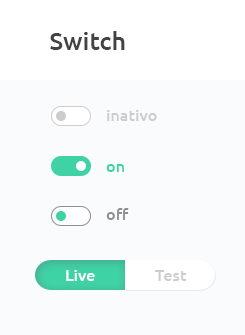
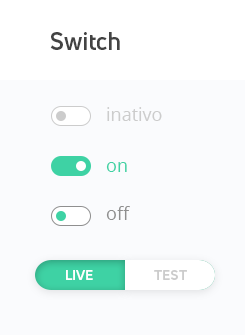
The second w=245, h=335 image is a revision of the first. Changes to its layers:
painted on "Switch" over (x1=50, y1=31, x2=125, y2=50)
removed group "v1" (18 layers) over (x1=35, y1=107, x2=215, y2=290)
moved "inativo" (1st of 2) out of group "v1" over (x1=107, y1=107, x2=162, y2=121)
painted on "inativo" (2nd of 2, in "inativo") over (x1=107, y1=107, x2=162, y2=121)
moved "switch on" out of group "v1" over (x1=106, y1=162, x2=127, y2=172)
painted on "on" over (x1=106, y1=162, x2=127, y2=172)
moved "switch off" out of group "v1" over (x1=106, y1=206, x2=130, y2=220)
painted on "off" over (x1=106, y1=206, x2=130, y2=220)
moved "switch live/test" out of group "v1" over (x1=35, y1=260, x2=215, y2=290)
added group "Live On" with 4 layers in group "switch live/test" over (x1=35, y1=260, x2=215, y2=290)
moved "Live" (1st of 2, in "switch live/test" › "Live On") into group "Live On", painted on it over (x1=66, y1=270, x2=95, y2=281)
moved "bg swtich on" (1st of 2, in "switch live/test" › "Live On") into group "Live On" over (x1=35, y1=260, x2=125, y2=290)
moved "Test" (1st of 2, in "switch live/test" › "Live On") into group "Live On", painted on it over (x1=154, y1=270, x2=187, y2=281)
moved "bg swtich off" (1st of 2, in "switch live/test" › "Live On") into group "Live On" over (x1=154, y1=260, x2=215, y2=290)
added group "Test On" with 4 layers in group "switch live/test" over (x1=35, y1=260, x2=215, y2=290)
added layer "Live" (2nd of 2, in "switch live/test" › "Test On") in group "Test On" over (x1=66, y1=270, x2=93, y2=280)
added layer "bg swtich off" (2nd of 2, in "switch live/test" › "Test On") in group "Test On" over (x1=35, y1=260, x2=125, y2=290)
added layer "Test" (2nd of 2, in "switch live/test" › "Test On") in group "Test On" over (x1=154, y1=270, x2=187, y2=280)
added layer "bg swtich on" (2nd of 2, in "switch live/test" › "Test On") in group "Test On" over (x1=154, y1=260, x2=215, y2=290)
